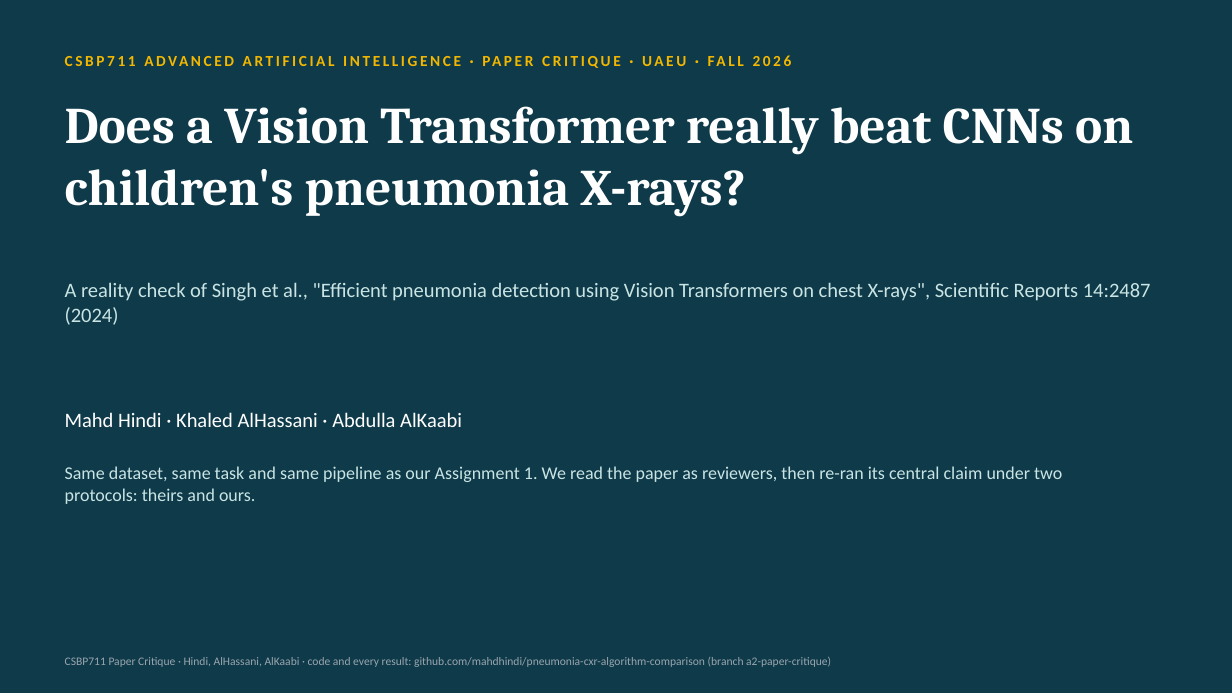
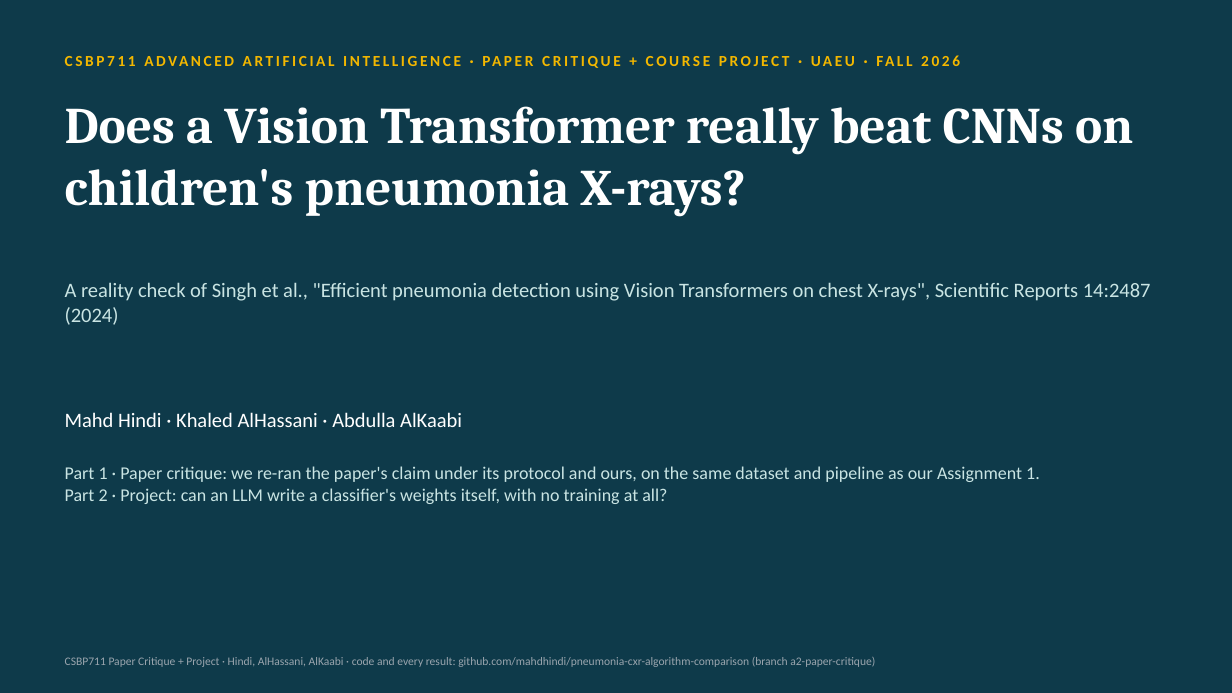
Before and after one commit to mahdhindi/pneumonia-cxr-algorithm-comparison, a slide deck: slide 1 of slides/CSBP711_A2_slides.pptx. Drawn at 1232x693 pixels with LibreOffice and Linux fonts; fonts in the diff are those of the drawing. Boxes give left, top, right and bottom in pixels: in the first picture for what was removed or moved away, otherwise in the second. Text is boxed around its words. In the diff, an @@ line names an element or a change of style, - is before the commit and + after.

```diff
--- a/slides/CSBP711_A2_slides.pptx
+++ b/slides/CSBP711_A2_slides.pptx
@@ text at (65, 51, 1174, 88): text changed @@
-CSBP711 ADVANCED ARTIFICIAL INTELLIGENCE · PAPER CRITIQUE · UAEU · FALL 2026
+CSBP711 ADVANCED ARTIFICIAL INTELLIGENCE · PAPER CRITIQUE + COURSE PROJECT · UAEU · FALL 2026
@@ text at (65, 466, 1040, 504): text changed @@
-Same dataset, same task and same pipeline as our Assignment 1. We read the paper as reviewers, then re-ran its central claim under two protocols: theirs and ours.
+Part 1 · Paper critique: we re-ran the paper's claim under its protocol and ours, on the same dataset and pipeline as our Assignment 1.
+Part 2 · Project: can an LLM write a classifier's weights itself, with no training at all?
@@ text at (65, 657, 875, 667): text changed @@
-CSBP711 Paper Critique · Hindi, AlHassani, AlKaabi · code and every result: github.com/mahdhindi/pneumonia-cxr-algorithm-comparison (branch a2-paper-critique)
+CSBP711 Paper Critique + Project · Hindi, AlHassani, AlKaabi · code and every result: github.com/mahdhindi/pneumonia-cxr-algorithm-comparison (branch a2-paper-critique)
```
Also in this commit, not shown: 15 other slides changed, 7 slides added, 1 other file.
